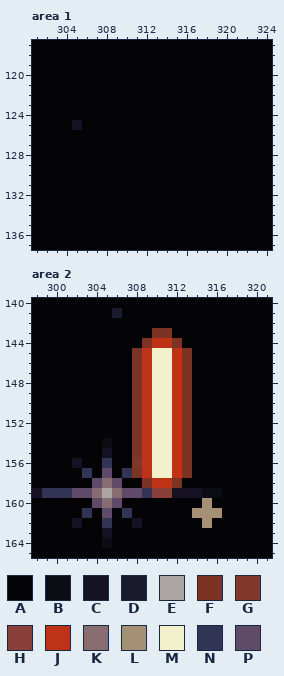
One commit to this pixel-art file: mockup/screen.aseprite. The first picture shows the starting point.
480x270 pixels, 1 frame. Colours within 5 levels of each other are drawn and written as one. Shown: area 1: x 301..324, y 117..137; area 2: x 298..321, y 140..165. The commit also changed other parts of the picture, which this record leaves out.
Visible layers, top first: "VFX", "Ships", "HUD content", "Reactor", "Helm", "Dimming", "Background".
Palette (. is transparent): A #040407  B #0c0c15  C #161224  D #1a1a2e  E #aba6a3  F #7d3324  G #81372b  H #8a403a  J #be3316  K #876c71  L #a59075  M #f3f1cc  N #313455  P #5f4a6a
Pixels before, area 1, first column x 301:
117 AAAAAAAAAAAAAAAAAAAAAAAA
118 AAAAAAAAAAAAAAAAAAAAAAAA
119 AAAAAAAAAAAAAAAAAAAAAAAA
120 AAAAAAAAAAAAAAAAAAAAAAAA
121 AAAAAAAAAAAAAAAAAAAAAAAA
122 AAAAAAAAAAAAAAAAAAAAAAAA
123 AAAAAAAAAAAAAAAAAAAAAAAA
124 AAAAAAAAAAAAAAAAAAAAAAAA
125 AAAACAAAAAAAAAAAAAAAAAAA
126 AAAAAAAAAAAAAAAAAAAAAAAA
127 AAAAAAAAAAAAAAAAAAAAAAAA
128 AAAAAAAAAAAAAAAAAAAAAAAA
129 AAAAAAAAAAAAAAAAAAAAAAAA
130 AAAAAAAAAAAAAAAAAAAAAAAA
131 AAAAAAAAAAAAAAAAAAAAAAAA
132 AAAAAAAAAAAAAAAAAAAAAAAA
133 AAAAAAAAAAAAAAAAAAAAAAAA
134 AAAAAAAAAAAAAAAAAAAAAAAA
135 AAAAAAAAAAAAAAAAAAAAAAAA
136 AAAAAAAAAAAAAAAAAAAAAAAA
137 AAAAAAAAAAAAAAAAAAAAAAAA
Pixels before, area 2, first column x 298:
140 AAAAAAAAAAAAAAAAAAAAAAAA
141 AAAAAAAADAAAAAAAAAAAAAAA
142 AAAAAAAAAAAAAAAAAAAAAAAA
143 AAAAAAAAAAAAFFAAAAAAAAAA
144 AAAAAAAAAAAFJJFAAAAAAAAA
145 AAAAAAAAAAFJMMJFAAAAAAAA
146 AAAAAAAAAAFJMMJFAAAAAAAA
147 AAAAAAAAAAFJMMJFAAAAAAAA
148 AAAAAAAAAAFJMMJFAAAAAAAA
149 AAAAAAAAAAFJMMJFAAAAAAAA
150 AAAAAAAAAAFJMMJFAAAAAAAA
151 AAAAAAAAAAFJMMJFAAAAAAAA
152 AAAAAAAAAAFJMMJFAAAAAAAA
153 AAAAAAAAAAFJMMJFAAAAAAAA
154 AAAAAAABAAFJMMJFAAAAAAAA
155 AAAAAAACAAFJMMJFAAAAAAAA
156 AAAACAANAAGJMMJFAAAAAAAA
157 AAAAANAPANFJMMJFAAAAAAAA
158 AAAAAAPKPAAFJJFAAAAAAAAA
159 CNNNPPKEKPPNHHCCCBBAAAAA
160 AAAAAAPKPAAAAAAAALAAAAAA
161 AAAAANAPANAAAAAALLLAAAAA
162 AAAACAANAACAAAAAALAAAAAA
163 AAAAAAACAAAAAAAAAAAAAAAA
164 AAAAAAABAAAAAAAAAAAAAAAA
165 AAAAAAAAAAAAAAAAAAAAAAAA
After the commit:
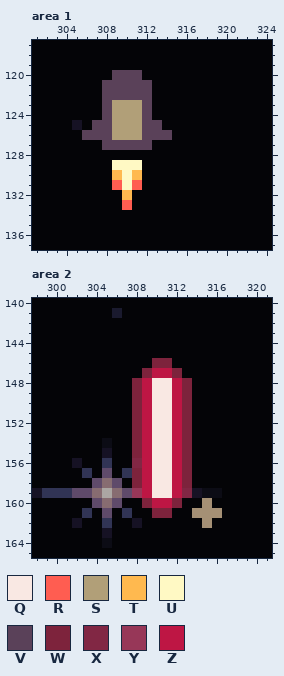
Colours new in this view: Q #f9e8e3  R #ff5d51  S #b19f78  T #ffb94f  U #fff9c4  V #5a4159  W #7d233c  X #812744  Y #973758  Z #be1644
From old to new:
Area 1, layer "VFX":
The author changed colour A to colour R in row 131 at x 309 and 311; in row 133 at x 310.
The author changed colour A to colour S in rows 123 to 126 at x 309 to 311.
The author changed colour A to colour T in row 130 at x 309 and 311; in row 132 at x 310.
The author changed colour A to colour U in row 129 at x 309 to 311; in rows 130 to 131 at x 310.
The author changed colour A to colour V in row 120 at x 309 to 311; in rows 121 to 122 at x 308 to 312; in rows 123 to 124 at x 308 and 312; in row 125 at x 307 to 308 and 312 to 313; in row 126 at x 306 to 308 and 312 to 314; in row 127 at x 308 to 312.
Area 2, layer "VFX":
The author changed colour F to colour A in row 143 at x 310 to 311; in row 144 at x 309 and 312; in rows 145 to 147 at x 308 and 313.
The author changed colour J to colour A in row 144 at x 310 to 311; in rows 145 to 146 at x 309 and 312.
The author changed colour M to colour A in row 145 at x 310 to 311.
The author changed colour H to colour Q in row 159 at x 310 to 311.
The author changed colour J to colour Q in row 158 at x 310 to 311.
The author changed colour M to colour Q in rows 148 to 157 at x 310 to 311.
The author changed colour A to colour W in row 158 at x 308 and 313; in row 160 at x 309 and 312; in row 161 at x 310 to 311.
The author changed colour F to colour W in rows 148 to 155 at x 308 and 313; in row 156 at x 313; in row 157 at x 308 and 313.
The author changed colour J to colour W in row 147 at x 309 and 312.
The author changed colour M to colour W in row 146 at x 310 to 311.
The author changed colour C to colour X in row 159 at x 313.
The author changed colour G to colour X in row 156 at x 308.
The author changed colour P to colour Y in row 159 at x 308.
The author changed colour A to colour Z in row 160 at x 310 to 311.
The author changed colour C to colour Z in row 159 at x 312.
The author changed colour F to colour Z in row 158 at x 309 and 312.
The author changed colour J to colour Z in rows 148 to 157 at x 309 and 312.
The author changed colour M to colour Z in row 147 at x 310 to 311.
The author changed colour N to colour Z in row 159 at x 309.
Boxes around the changes in both pictures, in picture pixels (x1, y1, x2, y2):
changed: (82, 70, 172, 210)
changed: (132, 328, 192, 518)
